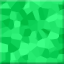
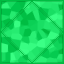
Before/after of a 64x64 layered artwork. What changed in the layer stack:
added layer "Layer 2" above "Layer 1" over (0, 0, 64, 64)
